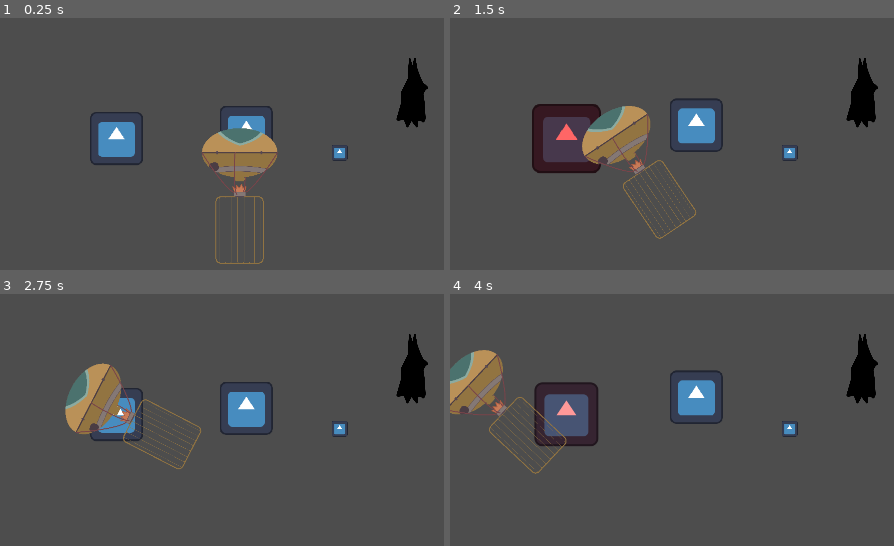
Above: before the commit, frames 1-4 (two rows, left to right).
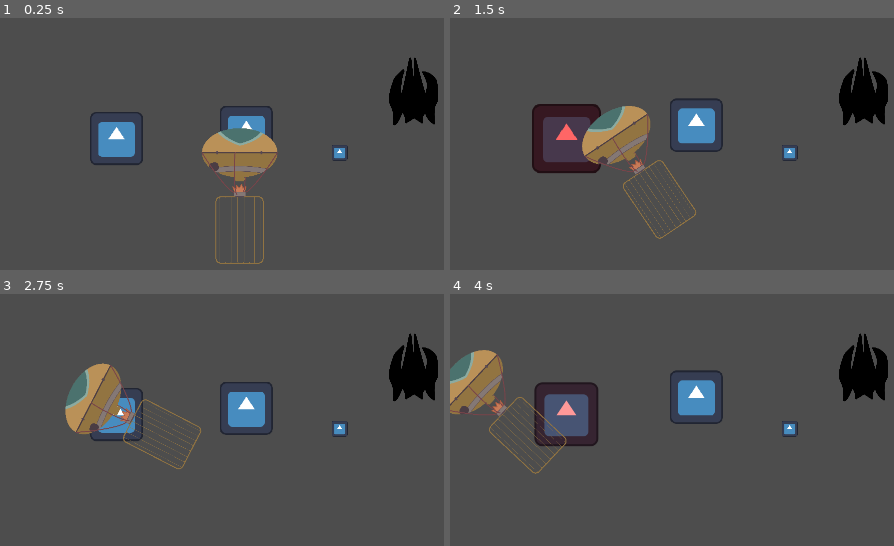
Above: after the commit, the same moments.

Repository: panorb/ludum-dare-53
Game: Godot game, scene res://world.tscn
Same seed, same stepped clock (60 frames per second), same inputs: the game is played once before the commit and once after it. The engine's default icon, where the game draws it, is replaced by a stand-in: a white triangle on a blue panel in a dark square.
Inputs (mouse positions are in pixels of both pictures, inside the frame that each line leads up to):
- Up to frame 1 (0.25 s): no input
- Up to frame 2 (1.5 s): tap Enter (ui_accept) at 0.5, 0.77 s; move the mouse to (outside the picture) at 0.52 s; press the mouse at (outside the picture) at 0.53 s; move the mouse to (689, 264) at 1.27 s; release the mouse at (689, 264) at 1.28 s; click (689, 264) at 1.35 s
- Up to frame 3 (2.75 s): tap Enter (ui_accept) at 1.52 s; move the mouse to (outside the picture) at 2.02 s; press the mouse at (outside the picture) at 2.03 s
- Up to frame 4 (4 s): move the mouse to (outside the picture) at 2.77 s; release the mouse at (outside the picture) at 2.78 s; click (outside the picture) at 2.85 s; tap Enter (ui_accept) at 3.02, 3.77 s; move the mouse to (outside the picture) at 3.52 s; press the mouse at (outside the picture) at 3.53 s

The runs differ from the first frame. In frame 1, 1.1% of the frame differs, in the area x 87-99%, y 15-44%; in frame 2, 1.1%; in frame 3, 1.1%; in frame 4, 1.1%.
Error before the commit: Invalid access to property or key 'state_finished' on a base object of type 'Node'. (res://game/cave/obstacles/bat/bat.gd:8)

Commit message:
Some bad bat logic

Diff:
--- a/godot/game/cave/obstacles/bat/Bat.tscn
+++ b/godot/game/cave/obstacles/bat/Bat.tscn
@@ -1,7 +1,11 @@
-[gd_scene load_steps=9 format=3 uid="uid://dueqn07kx1bbs"]
+[gd_scene load_steps=13 format=3 uid="uid://dueqn07kx1bbs"]
 
 [ext_resource type="Script" path="res://game/cave/obstacles/bat/bat.gd" id="1_b1u6y"]
 [ext_resource type="Texture2D" uid="uid://qhfbdhrfb4uh" path="res://game/cave/obstacles/bat/bat.svg" id="2_30wav"]
+[ext_resource type="Script" path="res://game/cave/obstacles/bat/states/asleep.gd" id="3_qt4gw"]
+[ext_resource type="Script" path="res://game/cave/obstacles/bat/states/hunt.gd" id="4_hqkn6"]
+[ext_resource type="Script" path="res://game/cave/obstacles/bat/states/alert.gd" id="5_xe0d7"]
+[ext_resource type="Script" path="res://game/cave/obstacles/bat/states/fly.gd" id="6_rh57w"]
 
 [sub_resource type="AtlasTexture" id="AtlasTexture_ihqi0"]
 atlas = ExtResource("2_30wav")
@@ -64,14 +68,20 @@
 [node name="States" type="Node" parent="."]
 
 [node name="Asleep" type="Node" parent="States"]
+script = ExtResource("3_qt4gw")
 
 [node name="Hunt" type="Node" parent="States"]
+script = ExtResource("4_hqkn6")
 
 [node name="Alert" type="Node" parent="States"]
+script = ExtResource("5_xe0d7")
 
 [node name="Fly" type="Node" parent="States"]
+script = ExtResource("6_rh57w")
 
-[node name="Area2D" type="Area2D" parent="."]
+[node name="DetectArea" type="Area2D" parent="."]
+unique_name_in_owner = true
+collision_layer = 0
 
-[node name="CollisionShape2D" type="CollisionShape2D" parent="Area2D"]
+[node name="CollisionShape2D" type="CollisionShape2D" parent="DetectArea"]
 shape = SubResource("CircleShape2D_3o0vo")
--- a/godot/game/cave/obstacles/bat/state.gd
+++ b/godot/game/cave/obstacles/bat/state.gd
@@ -1,7 +1,10 @@
 class_name State
 extends Node
 
-signal state_finished
+signal state_finished(state_name : String)
 
 func begin():
 	pass
+
+func mark_finished(next_state_name : String):
+	state_finished.emit(next_state_name)
--- /dev/null
+++ b/godot/game/cave/obstacles/bat/states/alert.gd
@@ -0,0 +1,9 @@
+extends State
+
+@onready var sprite : AnimatedSprite2D = get_node("%Sprite")
+
+func _ready():
+	pass
+
+func begin():
+	sprite.play("alert")
--- a/godot/game/cave/obstacles/bat/states/asleep.gd
+++ b/godot/game/cave/obstacles/bat/states/asleep.gd
@@ -1,9 +1,13 @@
 extends State
 
-@onready var sprite : AnimatedSprite2D = get_node("Sprite")
+@onready var sprite : AnimatedSprite2D = get_node("%Sprite")
+@onready var detect_area : Area2D = get_node("%DetectArea")
 
 func _ready():
-	pass
+	detect_area.body_entered.connect(self._on_DetectArea_body_entered)
 
 func begin():
 	sprite.play("asleep")
+
+func _on_DetectArea_body_entered(body : Node2D):
+	mark_finished("Alert")
--- /dev/null
+++ b/godot/game/cave/obstacles/bat/states/fly.gd
@@ -0,0 +1,9 @@
+extends State
+
+@onready var sprite : AnimatedSprite2D = get_node("%Sprite")
+
+func _ready():
+	pass
+
+func begin():
+	sprite.play("fly")
--- /dev/null
+++ b/godot/game/cave/obstacles/bat/states/hunt.gd
@@ -0,0 +1,9 @@
+extends State
+
+@onready var sprite : AnimatedSprite2D = get_node("%Sprite")
+
+func _ready():
+	pass
+
+func begin():
+	sprite.play("fly")
